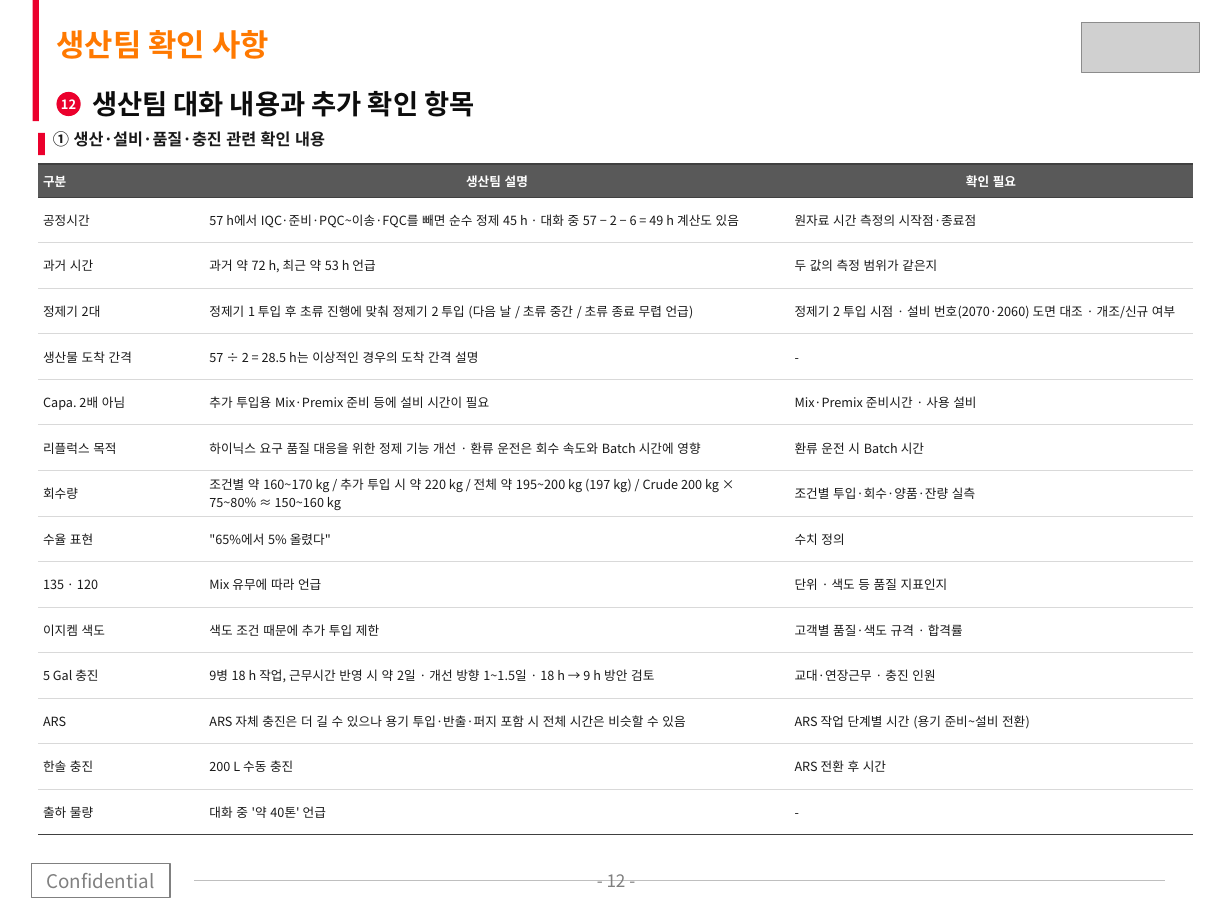
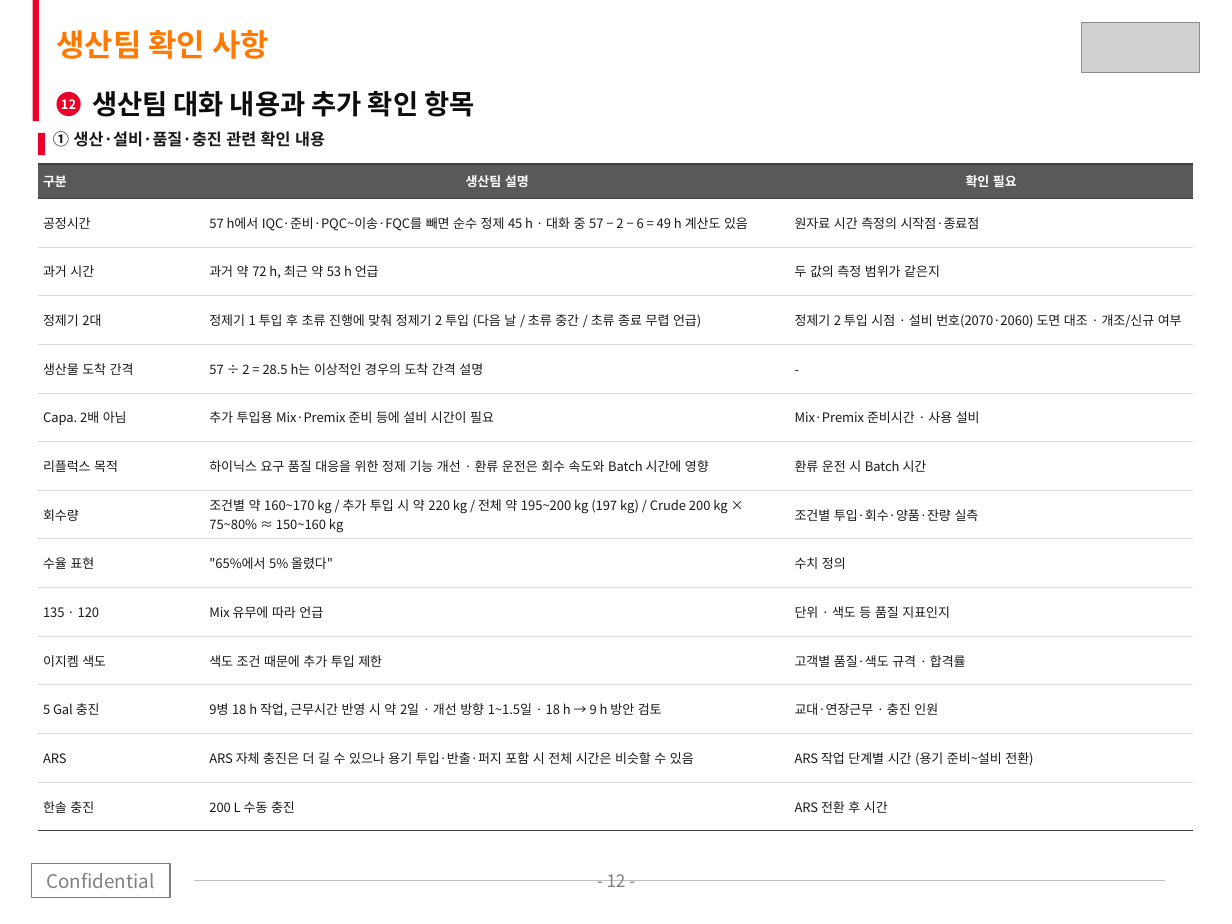
Before and after one commit to Jameskim25/-, a slide deck: slide 12 of SKTC_CpZr_Capacity_Reflux_Roadmap_2027_2028.pptx. Drawn at 1232x924 pixels with LibreOffice and Linux fonts; fonts in the diff are those of the drawing; grey boxes stand for pictures. Boxes give left, top, right and bottom in pixels: in the first picture for what was removed or moved away, otherwise in the second. Text is boxed around its words. In the diff, an @@ line names an element or a change of style, - is before the commit and + after.

```diff
--- a/SKTC_CpZr_Capacity_Reflux_Roadmap_2027_2028.pptx
+++ b/SKTC_CpZr_Capacity_Reflux_Roadmap_2027_2028.pptx
@@ table at [38, 164, 1193, 830] @@
-row 15: 출하 물량 | 대화 중 '약 40톤' 언급 | -
```
Also in this commit, not shown: 8 other slides changed, 1 slide added, 1 slide removed, 5 other files.
